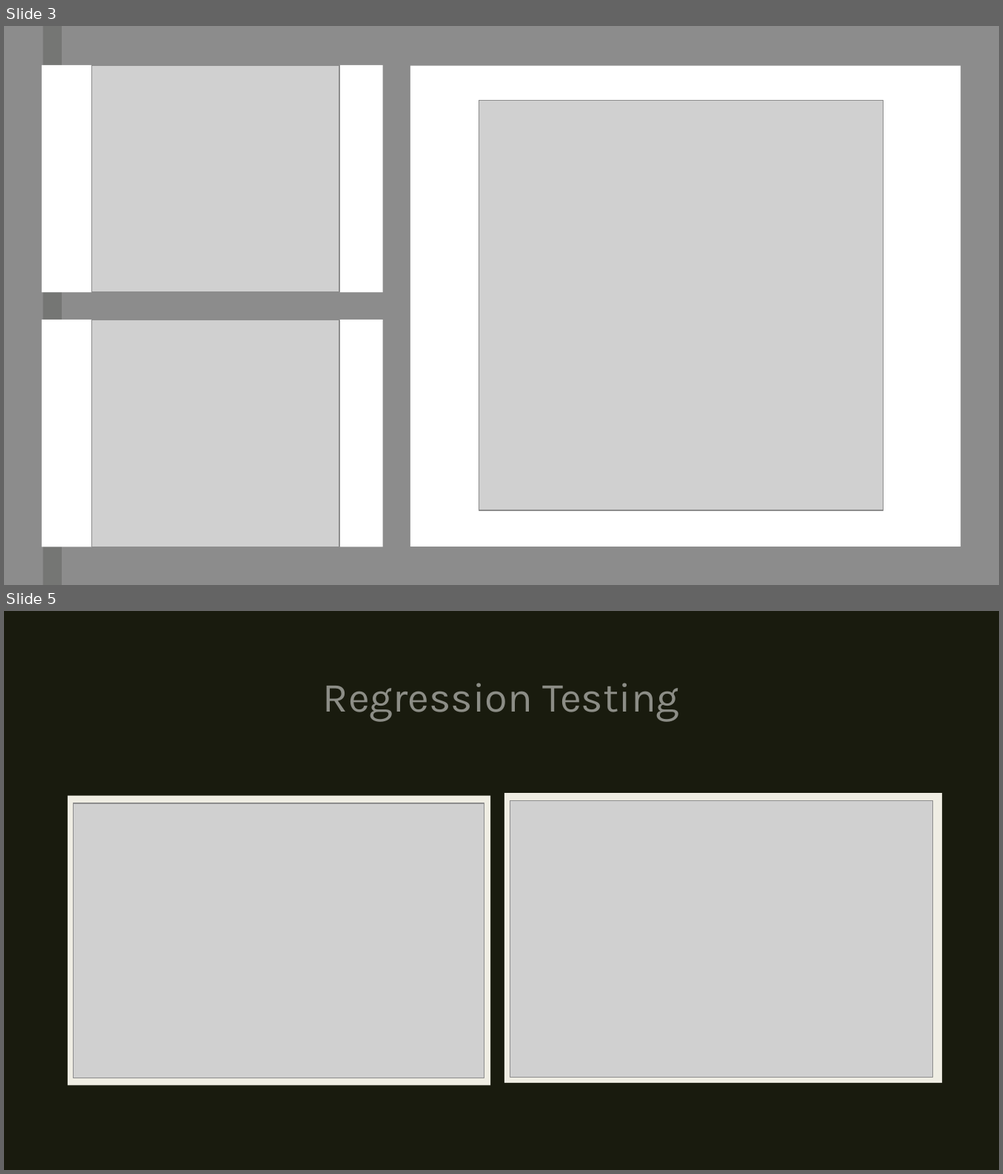
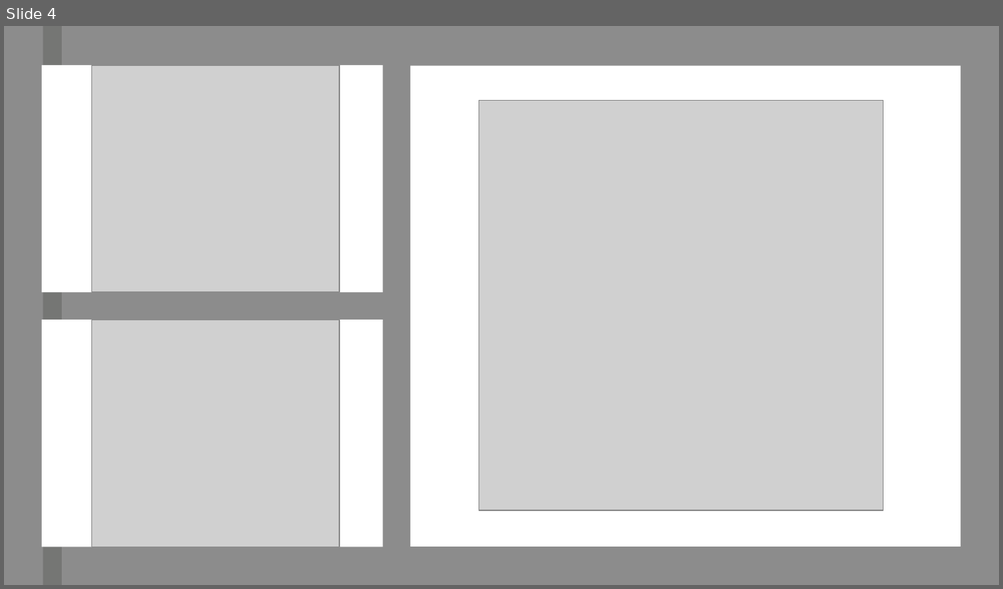
Before and after one commit to 7UsmanS/Java-TetrisTest-master, a slide deck: Java-TetrisTest-master/documentation/Presentation - Group.pptx. Shown one above the other, each under a label of ours: slides 3 and 5 before the commit, slide 4 after it; the slides between them are not shown. The pictures are 1003x1174 and 1003x589 pixels, drawn with LibreOffice and Linux fonts; fonts in the diff are those of the drawing; grey boxes stand for pictures. Boxes give left, top, right and bottom in pixels: in the first picture for what was removed or moved away, otherwise in the second. Text is boxed around its words. In the diff, an @@ line names an element or a change of style, - is before the commit and + after.

```diff
--- a/Java-TetrisTest-master/documentation/Presentation - Group.pptx
+++ b/Java-TetrisTest-master/documentation/Presentation - Group.pptx
@@ slide 5 removed at [4,611,999,1170], background #191B0E @@
@@ title removed at [323,683,679,722] @@
-Regression Testing
@@ rectangle removed at [68,796,490,1086] @@
@@ picture removed at [73,803,484,1079] @@
@@ rectangle removed at [504,793,942,1083] @@
@@ picture removed at [509,801,932,1077] @@
@@ what was slide 3 is now slide 4 @@
```
Also in this commit, not shown: 2 slides changed, 7 slides added, 1 other slide removed.
